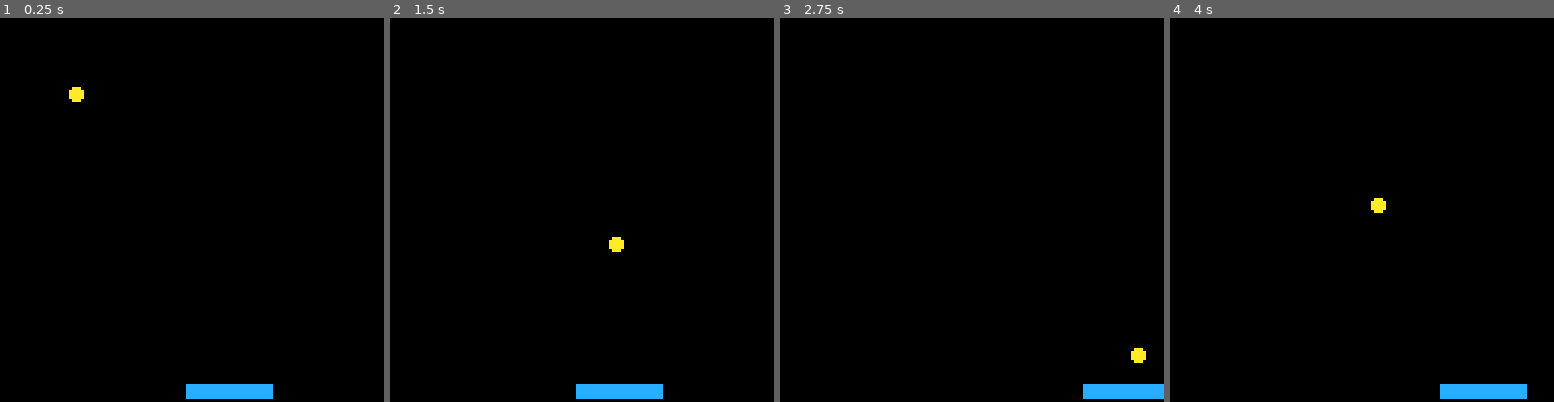
Above: before the commit, frames 1-4 (left to right).
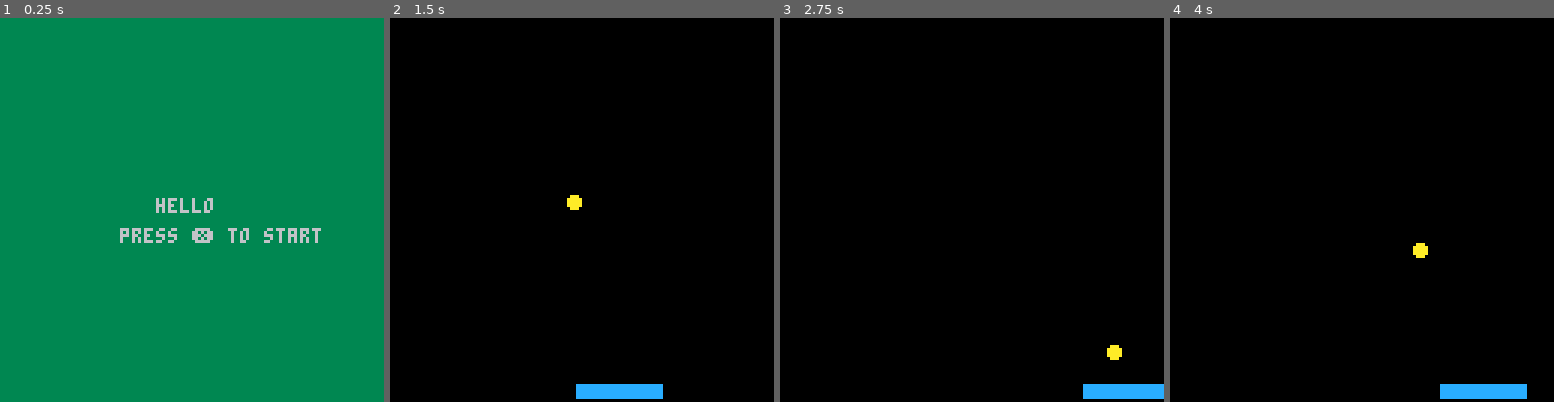
Above: after the commit, the same moments.

Repository: edassis/pico8_projects
Game: PICO-8 cartridge hero.p8
The game is run twice, just before and just after one commit, with the same random seed, the same clock (stepped at 60 frames per second) and the same inputs.
Inputs:
- Up to frame 1 (0.25 s): no input
- Up to frame 2 (1.5 s): tap X (X key) at 0.33, 1.07 s
- Up to frame 3 (2.75 s): hold Right 1.6-2.1 s; tap X (X key) at 1.85 s; hold Right from 2.47 s (still down)
- Up to frame 4 (4 s): tap X (X key) at 2.97 s; release Right at 3.03 s; hold Left 3.08-3.58 s

The runs differ from the first frame. In frame 1, 100% of the frame differs, in the area x 0-100%, y 0-100%; in frame 2, 0.3%; in frame 3, 0.3%; in frame 4, 0.3%.

Commit message:
Game states, simple title screen

Diff:
--- a/hero.p8
+++ b/hero.p8
@@ -1,13 +1,79 @@
 pico-8 cartridge // http://www.pico-8.com
-version 33
+version 34
 __lua__
+-- actors
 ball={x=15,y=15,dx=40,dy=40,r=2}
 
 pad={x=62,y=122,w=28,h=4,sp=50}
 
---running time
-rt=0
+-- game
+game={
+	sts={home=1,play=2,gameover=3},
+	cst=nil,
+}
 
+function game:upd(dt)
+ if game.cst==game.sts.home then
+  game:title()
+ end
+
+ if game.cst==game.sts.play then
+  ball:move(dt)
+  pad:move(dt)
+
+  ball:collision()
+ end
+
+ if game.cst==game.sts.gameover then
+  game:gameover()
+ end
+end
+
+function game:draw()
+	if(game.cst!=game.sts.play) return
+
+ cls()
+ circfill(ball.x,ball.y,
+  ball.r,10)
+ rectfill(pad.x,pad.y,pad.x+pad.w,
+  pad.y+pad.h,12)
+end
+
+function game:title()
+ cls(3)
+ print("hello",52,60)
+ print("press ❎ to start",40,70)
+ if btn(❎) then
+ 	game.cst=game.sts.play
+ end
+end
+
+function game:gameover()
+ print("gameover")
+ stop()
+end
+
+
+function _init()
+ -- running time
+ rt=t()
+
+ game.cst=game.sts.home
+end
+
+function _update60()
+ local dt = t() - rt
+ rt += dt
+
+ game:upd(dt)
+end
+
+function _draw()
+ game:draw()
+end
+
+--##############################
+--ball
 function ball:move(dt)
 	self.x += self.dx * dt
 	self.y += self.dy * dt
@@ -29,49 +95,19 @@
 	end
 
 	-- paddle
-  if pget(self.x,self.y+self.r+1)
-      == 12 then
-    if (self.dy>0) self.dy *= -1
-	end
+ -- is colliding only with paddle's top side
+ if pget(self.x,self.y+self.r+1)
+   == 12 then
+  if (self.dy>0) self.dy *= -1
+ end
 end
 
+--paddle
 function pad:move(dt)
 	--left
 	if (btn(0)) self.x -=self.sp*dt
 	--right
 	if (btn(1)) self.x +=self.sp*dt
-end
-
-function game()
-	-- game over
-	if ball.y > 130 then
-		cls()
-		?"game over"
-		stop()
-	end
-end
-
---##############################
-function _init()
-	rt = t()
-end
-
-function _update60()
-  local dt = t() - rt
-  rt += dt
-
-  ball:move(dt)
-  pad:move(dt)
-
-  ball:collision()
-end
-
-function _draw()
- cls()
- circfill(ball.x,ball.y,
-  ball.r,10)
- rectfill(pad.x,pad.y,pad.x+pad.w,
-  pad.y+pad.h,12)
 end
 __gfx__
 00000000000000000000000000000000000000000000000000000000000000000000000000000000000000000000000000000000000000000000000000000000
